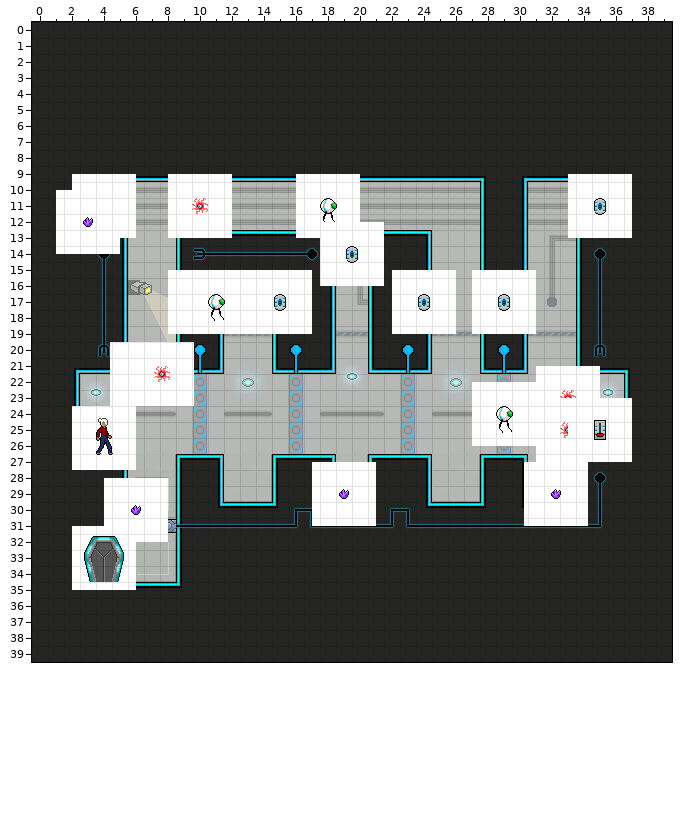
Tiled map (JSON) -- res/map/Sentinel.json. Above, as it was before the edit.
Cells are 16x16 px. Shown: x 0..39, y 0..39.
New version:
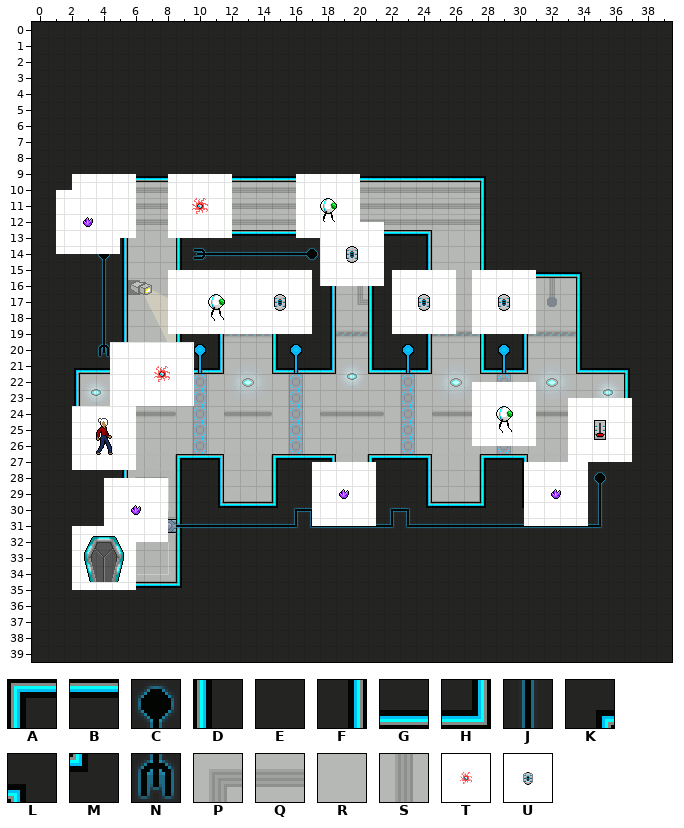
Key: from "main": A 0, B 1, C 15, D 25, E 26, F 27, G 51, H 52, J 65, K 75, L 76, M 101, N 141, P 275, Q 276, R 278, S 327; from "objects": T 7, U 12.
_ is an empty cell.
Objects are placed by their top-left corner, in cells (3,4 is the top-left corner of cell 3,4); size is 1x1 cell unless given.
Changes in this commit:
{"where": "layer \"Tile Layer 1\""}
{"y":9,"x":30,"old":"KGGGGGGL","new":"EEEEEEEE"}
{"y":10,"x":30,"old":"FQQQQQQD","new":"EEEEEEEE"}
{"y":11,"x":30,"old":"FQQQQQQD","new":"EEEEEEEE"}
{"y":12,"x":30,"old":"FQQQQQQD","new":"EEEEEEEE"}
{"y":13,"x":30,"old":"FRPQABBM","new":"EEEEEEEE"}
{"y":14,"x":30,"old":"FRSRDC","new":"EEEEEE"}
{"y":15,"x":30,"old":"HRSRDJ","new":"GGGGLE"}
{"y":16,"x":35,"old":"J","new":"E"}
{"y":17,"x":35,"old":"J","new":"E"}
{"y":18,"x":35,"old":"J","new":"E"}
{"y":19,"x":35,"old":"J","new":"E"}
{"y":20,"x":35,"old":"N","new":"E"}
{"where": "layer \"Object Layer 1\""}
{"was": "U at 33.5,9.5 size 4x4"}
{"was": "T at 31.5,21.5 size 4x4"}
{"was": "T at 31.5,23.5 size 4x4"}
{"label":"changed","picture_box":[522,174,632,358]}
{"label":"removed","picture_box":[536,366,600,462]}
